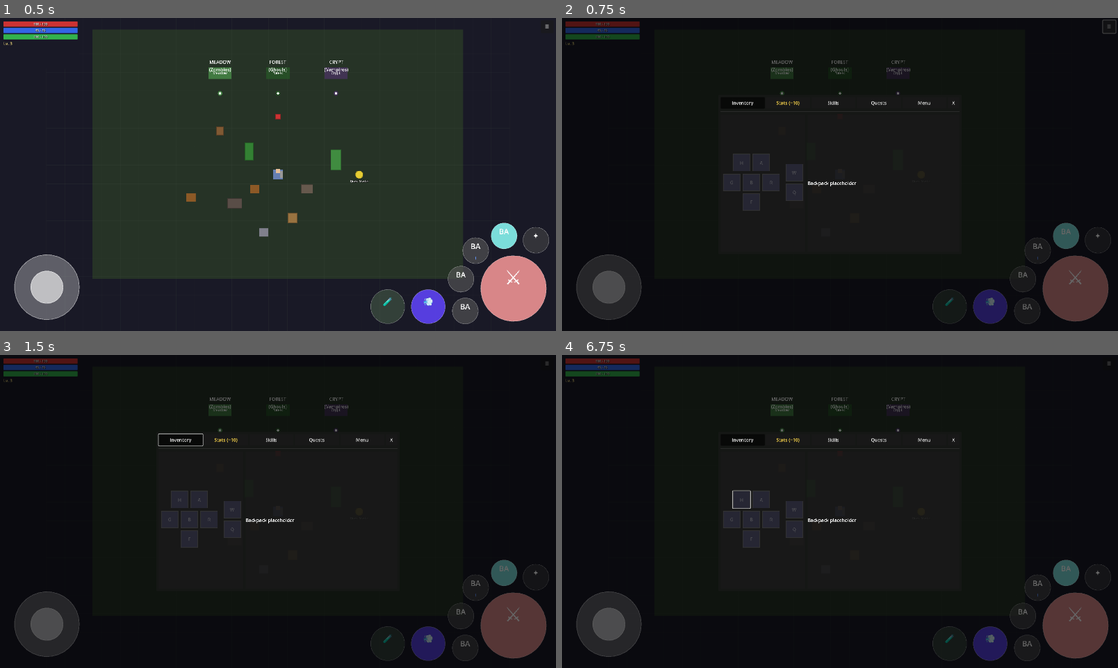
Above: before the commit, frames 1-4 (two rows, left to right).
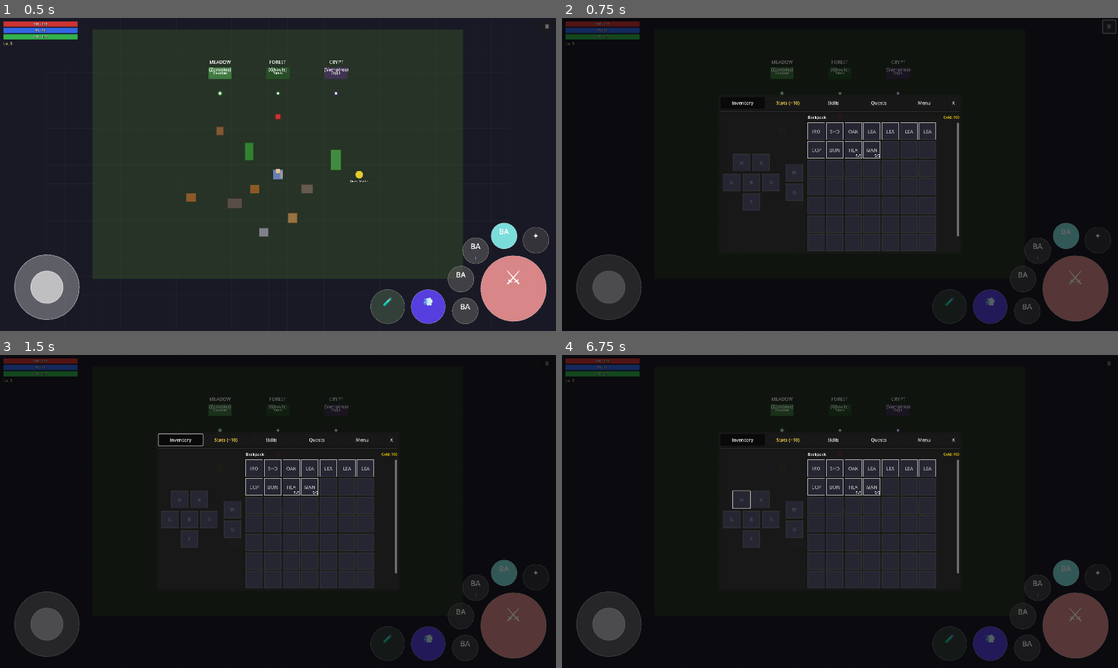
Above: after the commit, the same moments.

Repository: MatousHruska/MobileTestia
Game: Godot game, scene res://scenes/world/test_zone.tscn
Two runs of this game, one before a commit and one after it. Both use one fixed random seed, a clock stepped at 60 frames per second and the inputs below.
Inputs:
- Up to frame 1 (0.5 s): no input
- Up to frame 2 (0.75 s): click "☰" at 0.5 s
- Up to frame 3 (1.5 s): click "Inventory" at 1.25 s
- Up to frame 4 (6.75 s): click "Stats (+10)" at 2 s; click "Skills" at 2.75 s; click "Quests" at 3.5 s; click "Active" at 4.25 s; click "Completed" at 5 s; click "Inventory" at 5.75 s; click "H" at 6.5 s

Frame 1 is identical in both runs. In frame 2, 8.5% of the frame differs, in the area x 44-72%, y 31-75%; in frame 3, 8.5%; in frame 4, 8.5%.

Commit message:
Rebuild backpack column with proper structure
- 10% side margins
- Header row: "Backpack" left, "Gold XY" right
- 7-column grid with 50 slots
- Dynamic slot size calculated once after layout settles
- Vertical scrolling enabled
- Uses await to prevent resize loop crashes

Diff:
--- a/scripts/ui/inventory/inventory_panel.gd
+++ b/scripts/ui/inventory/inventory_panel.gd
@@ -166,17 +166,94 @@
 
 
 func _build_backpack_column(parent: HBoxContainer) -> void:
-	# Simple panel that expands to fill
+	# Panel that expands to fill available space
 	var backpack_panel := PanelContainer.new()
 	backpack_panel.name = "BackpackPanel"
 	backpack_panel.size_flags_horizontal = SIZE_EXPAND_FILL
 	backpack_panel.size_flags_vertical = SIZE_EXPAND_FILL
 	parent.add_child(backpack_panel)
 
-	# Just a label for now
-	var placeholder := Label.new()
-	placeholder.text = "Backpack placeholder"
-	backpack_panel.add_child(placeholder)
+	# Margin container for 10% side margins
+	backpack_margin = MarginContainer.new()
+	backpack_margin.name = "BackpackMargin"
+	backpack_panel.add_child(backpack_margin)
+
+	# VBox for header + inventory
+	var vbox := VBoxContainer.new()
+	vbox.name = "BackpackVBox"
+	vbox.add_theme_constant_override("separation", 8)
+	backpack_margin.add_child(vbox)
+
+	# Header row: "Backpack" left, "Gold XY" right
+	var header_row := HBoxContainer.new()
+	header_row.name = "HeaderRow"
+	vbox.add_child(header_row)
+
+	var backpack_label := Label.new()
+	backpack_label.text = "Backpack"
+	backpack_label.size_flags_horizontal = SIZE_EXPAND_FILL
+	backpack_label.add_theme_font_size_override("font_size", 14)
+	header_row.add_child(backpack_label)
+
+	gold_label = Label.new()
+	gold_label.name = "GoldLabel"
+	gold_label.text = "Gold: 0"
+	gold_label.add_theme_font_size_override("font_size", 12)
+	gold_label.modulate = Color(1.0, 0.85, 0.0)
+	header_row.add_child(gold_label)
+
+	# Scroll container for vertical scrolling
+	var scroll_container := ScrollContainer.new()
+	scroll_container.name = "BackpackScroll"
+	scroll_container.size_flags_horizontal = SIZE_EXPAND_FILL
+	scroll_container.size_flags_vertical = SIZE_EXPAND_FILL
+	scroll_container.horizontal_scroll_mode = ScrollContainer.SCROLL_MODE_DISABLED
+	scroll_container.vertical_scroll_mode = ScrollContainer.SCROLL_MODE_AUTO
+	vbox.add_child(scroll_container)
+
+	# Grid container - 7 columns
+	backpack_container = GridContainer.new()
+	backpack_container.name = "BackpackGrid"
+	backpack_container.columns = 7
+	backpack_container.add_theme_constant_override("h_separation", 4)
+	backpack_container.add_theme_constant_override("v_separation", 4)
+	scroll_container.add_child(backpack_container)
+
+	# Create 50 backpack slots
+	for i in 50:
+		var slot := InventorySlot.new()
+		slot.slot_type = InventorySlot.SlotType.BACKPACK
+		slot.backpack_index = i
+		slot.slot_pressed.connect(_on_slot_pressed)
+		backpack_container.add_child(slot)
+		backpack_slots.append(slot)
+
+	# Apply margins and calculate slot sizes after layout is ready
+	backpack_panel.ready.connect(_on_backpack_ready.bind(backpack_panel, backpack_margin, scroll_container))
+
+
+func _on_backpack_ready(panel: PanelContainer, margin: MarginContainer, scroll: ScrollContainer) -> void:
+	# Wait one frame for layout to settle
+	await get_tree().process_frame
+
+	# Apply 10% side margins
+	var panel_width := panel.size.x
+	var side_margin := int(panel_width * 0.10)
+	margin.add_theme_constant_override("margin_left", side_margin)
+	margin.add_theme_constant_override("margin_right", side_margin)
+
+	# Wait another frame for margins to apply
+	await get_tree().process_frame
+
+	# Calculate slot size to fill width with 7 columns
+	var available_width := scroll.size.x
+	var columns := 7
+	var total_separation := (columns - 1) * 4  # 4px separation
+	var slot_size := floori((available_width - total_separation) / columns)
+
+	# Apply size to all slots
+	for slot in backpack_slots:
+		slot.custom_minimum_size = Vector2(slot_size, slot_size)
 
 
 func _on_panel_resized(panel: PanelContainer, margin_container: MarginContainer, content: Control, is_backpack: bool) -> void:
